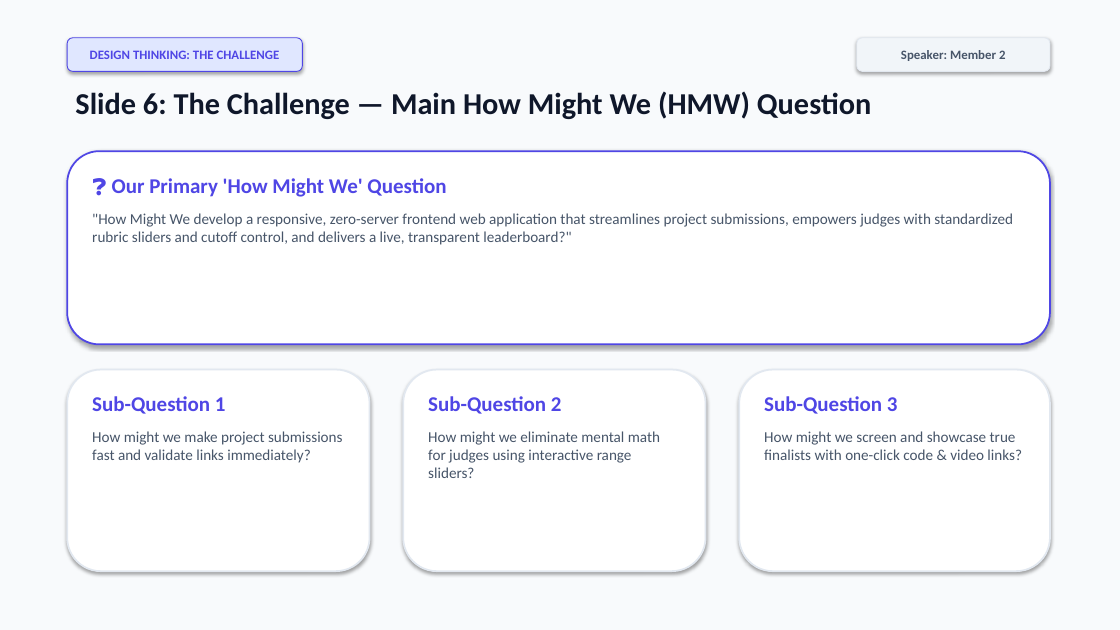
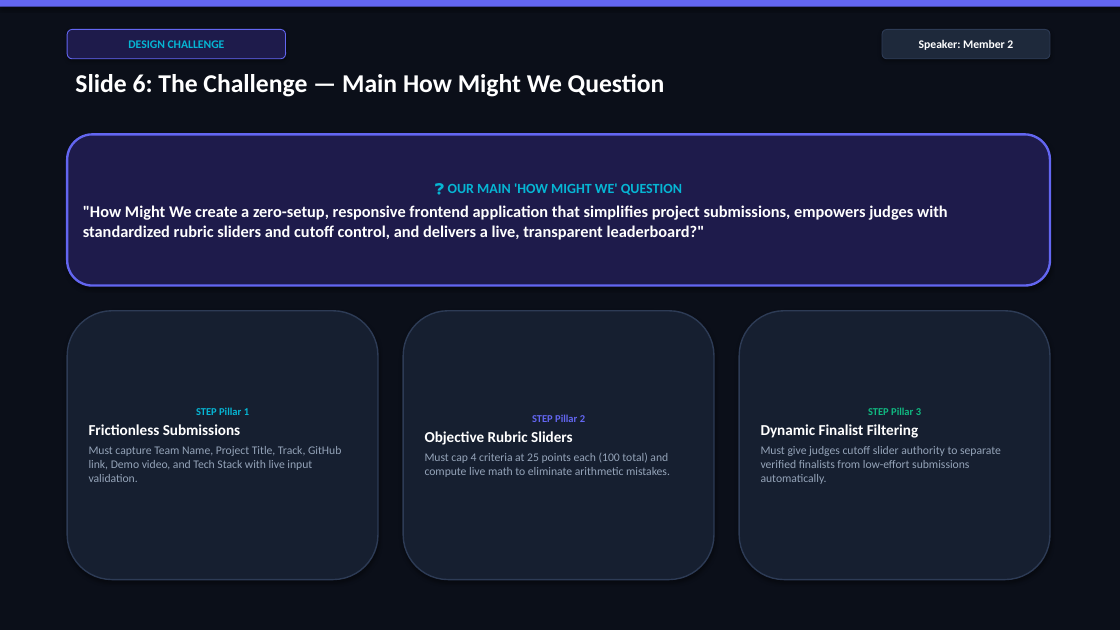
Before and after one commit to abhinandankumar802103/CSE326, a slide deck: slide 6 of HackNova_Presentation.pptx. Drawn at 1120x630 pixels with LibreOffice and Linux fonts; fonts in the diff are those of the drawing. Boxes give left, top, right and bottom in pixels: in the first picture for what was removed or moved away, otherwise in the second. Text is boxed around its words. In the diff, an @@ line names an element or a change of style, - is before the commit and + after.

```diff
--- a/HackNova_Presentation.pptx
+++ b/HackNova_Presentation.pptx
@@ rectangle at <box>0,0,1120,630</box>: fill #F8FAFC to #0B0F19 @@
@@ rectangle added at <box>0,0,1120,7</box>, fill #6366F1 @@
@@ rounded rectangle "DESIGN CHALLENGE": place and size @@
-rounded rectangle "DESIGN CHALLENGE" at <box>67,38,302,71</box>
+rounded rectangle "DESIGN CHALLENGE" at <box>67,29,286,59</box>
@@ rounded rectangle "DESIGN CHALLENGE" at <box>67,29,286,59</box>: fill #E0E7FF to #1E1B4B; outline #4F46E5 0.75 pt to #6366F1 0.75 pt @@
@@ rounded rectangle "Speaker: Member 2": place and size @@
-rounded rectangle "Speaker: Member 2" at <box>857,38,1050,71</box>
+rounded rectangle "Speaker: Member 2" at <box>882,29,1050,59</box>
@@ rounded rectangle "Speaker: Member 2" at <box>882,29,1050,59</box>: size 11 to 10 pt, text colour #475569 to #FFFFFF; fill #F1F5F9 to #1E293B; outline #E2E8F0 0.75 pt to #2D3B55 0.75 pt @@
@@ text in rounded rectangle at <box>128,40,225,48</box>: text changed; size 11 to 10 pt; text colour #4F46E5 to #06B6D4 @@
-DESIGN THINKING: THE CHALLENGE
+DESIGN CHALLENGE
@@ text at <box>75,74,665,97</box>: text changed; size 26 to 22 pt; text colour #0F172A to #FFFFFF @@
-Slide 6: The Challenge — Main How Might We (HMW) Question
+Slide 6: The Challenge — Main How Might We Question
@@ rounded rectangle "❓ OUR MAIN 'HOW MIGHT ...": place and size @@
-rounded rectangle "❓ OUR MAIN 'HOW MIGHT ..." at <box>92,178,1013,245</box>
+rounded rectangle "❓ OUR MAIN 'HOW MIGHT ..." at <box>67,134,1050,286</box>
@@ rounded rectangle "❓ OUR MAIN 'HOW MIGHT ..." at <box>67,134,1050,286</box>: vertical alignment top to middle; fill none to #1E1B4B; outline none to #6366F1 2 pt; shadow on @@
@@ rounded rectangle removed at <box>67,151,1050,344</box> @@
@@ text in rounded rectangle at <box>83,183,948,240</box>: text changed; size 13 to 14 pt; text colour #475569 to #FFFFFF; bold on @@
-❓ Our Primary 'How Might We' Question
-"How Might We develop a responsive, zero-server frontend web application that streamlines project submissions, empowers judges with standardized rubric sliders and cutoff control, and delivers a live, transparent leaderboard?"
+❓ OUR MAIN 'HOW MIGHT WE' QUESTION
+"How Might We create a zero-setup, responsive frontend application that simplifies project submissions, empowers judges with standardized rubric sliders and cutoff control, and delivers a live, transparent leaderboard?"
@@ rounded rectangle "STEP Pillar 1": place and size @@
-rounded rectangle "STEP Pillar 1" at <box>67,370,370,571</box>
+rounded rectangle "STEP Pillar 1" at <box>67,311,378,580</box>
@@ rounded rectangle "STEP Pillar 1" at <box>67,311,378,580</box>: fill #FFFFFF to #161F30; outline #E2E8F0 1.5 pt to #2D3B55 1.2 pt @@
@@ rounded rectangle added at <box>403,311,714,580</box>, fill #161F30, outline #2D3B55 1.2 pt, 10 pt, text #94A3B8 @@
+STEP Pillar 2
+Objective Rubric Sliders
+Must cap 4 criteria at 25 points each (100 total) and compute live math to eliminate arithmetic mistakes.
@@ rounded rectangle added at <box>739,311,1050,580</box>, fill #161F30, outline #2D3B55 1.2 pt, 10 pt, text #94A3B8 @@
+STEP Pillar 3
+Dynamic Finalist Filtering
+Must give judges cutoff slider authority to separate verified finalists from low-effort submissions automatically.
@@ rounded rectangle removed at <box>403,370,706,571</box> @@
@@ rounded rectangle removed at <box>739,370,1050,571</box> @@
@@ text in rounded rectangle at <box>89,407,341,482</box>: text added @@
+STEP Pillar 1
+Frictionless Submissions
+Must capture Team Name, Project Title, Track, GitHub link, Demo video, and Tech Stack with live input validation.
@@ text removed at <box>92,396,343,463</box> @@
-Sub-Question 1
-How might we make project submissions fast and validate links immediately?
@@ text removed at <box>428,396,660,478</box> @@
-Sub-Question 2
-How might we eliminate mental math for judges using interactive range sliders?
@@ text removed at <box>764,396,1022,460</box> @@
-Sub-Question 3
-How might we screen and showcase true finalists with one-click code & video links?
```
Also in this commit, not shown: 5 other slides changed, 6 slides added, 6 slides removed, 2 other files.
